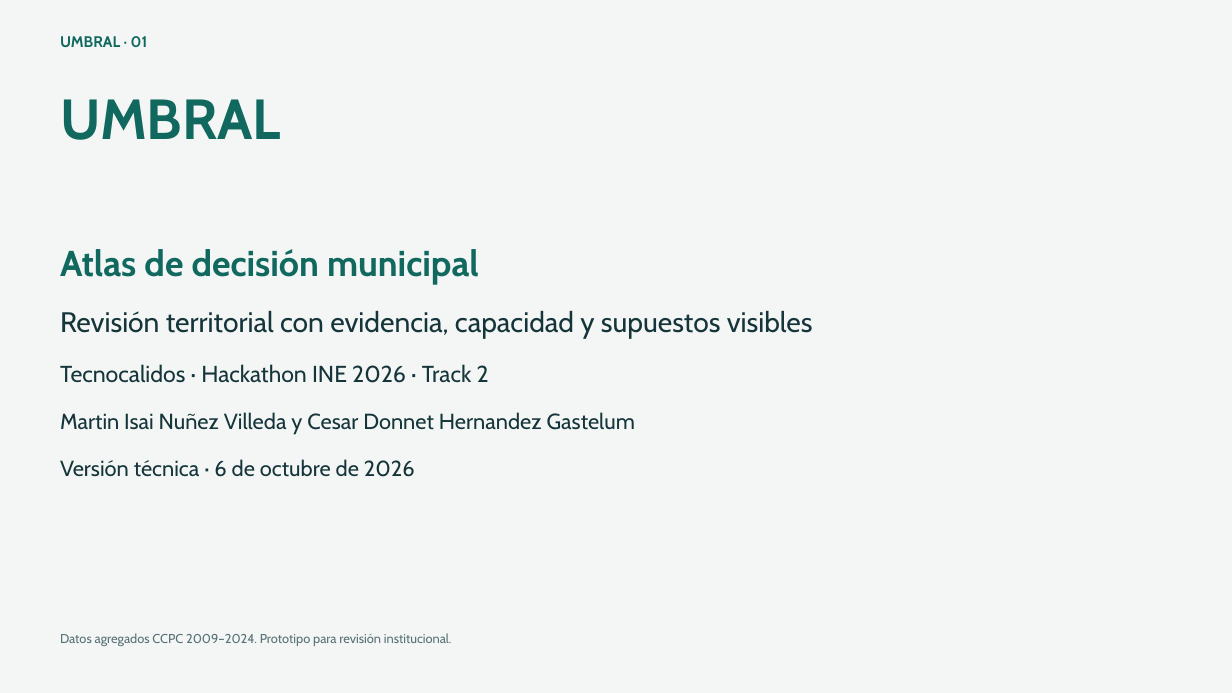
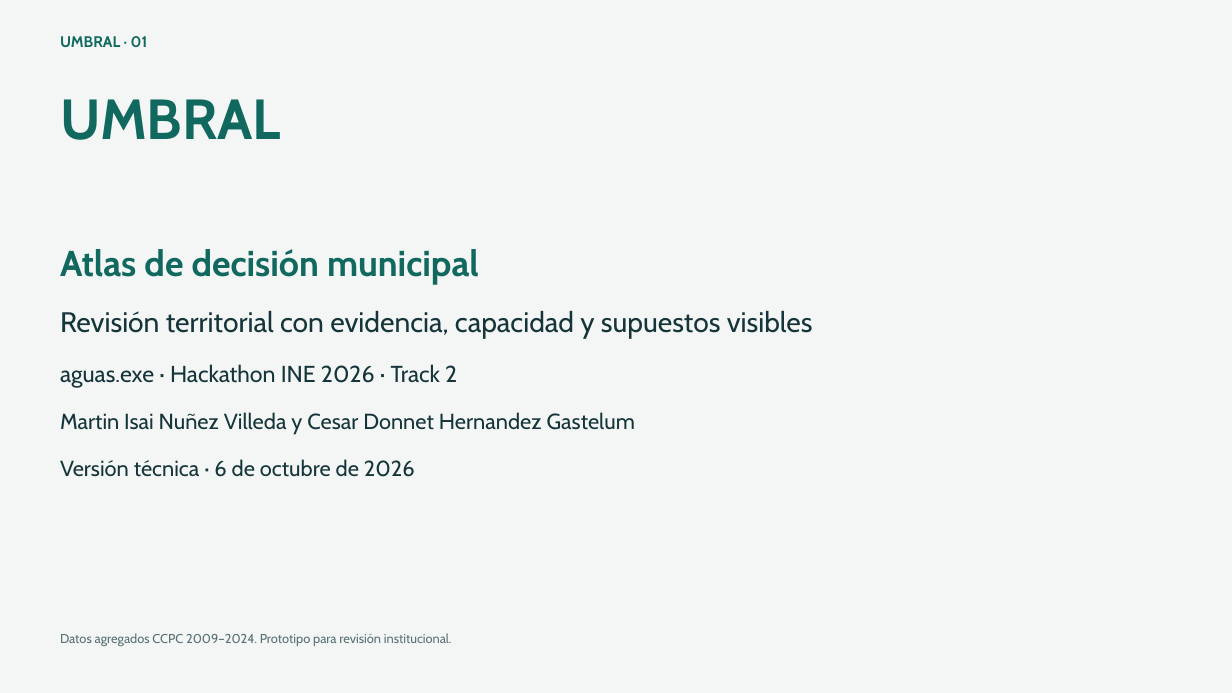
Before and after one commit to Donatelatrump/Ine_Hackaton_2026, a slide deck: slide 1 of 02_Prediccion_y_escenarios_de_riesgo/entrega/presentacion/Umbral_presentacion.pptx. Drawn at 1232x693 pixels with LibreOffice and Linux fonts; fonts in the diff are those of the drawing. Boxes give left, top, right and bottom in pixels: in the first picture for what was removed or moved away, otherwise in the second. Text is boxed around its words. In the diff, an @@ line names an element or a change of style, - is before the commit and + after.

```diff
--- a/02_Prediccion_y_escenarios_de_riesgo/entrega/presentacion/Umbral_presentacion.pptx
+++ b/02_Prediccion_y_escenarios_de_riesgo/entrega/presentacion/Umbral_presentacion.pptx
@@ text at <box>60,364,457,388</box>: text changed @@
-Tecnocalidos · Hackathon INE 2026 · Track 2
+aguas.exe · Hackathon INE 2026 · Track 2
```
Also in this commit, not shown: 1 other slide changed, 35 other files.
